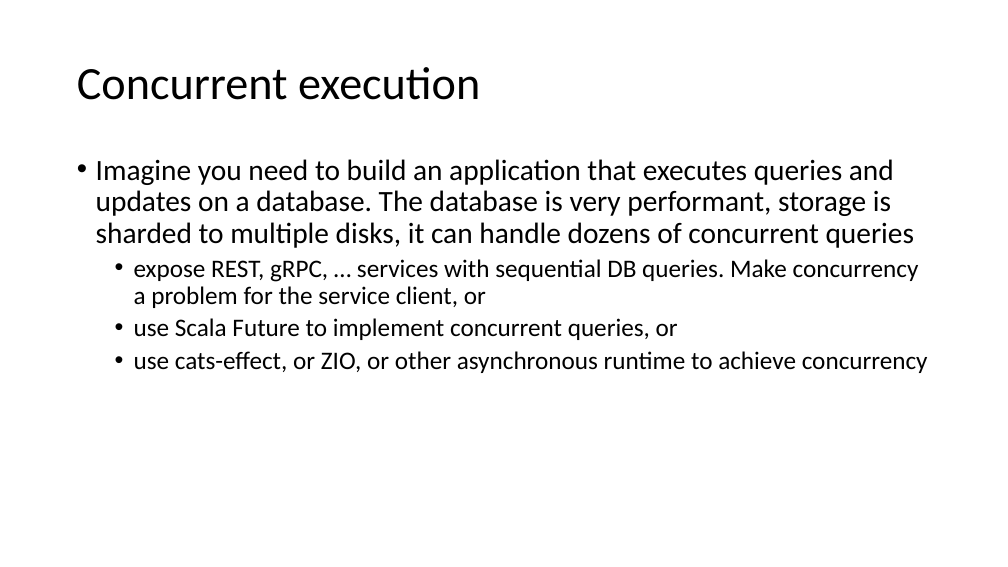
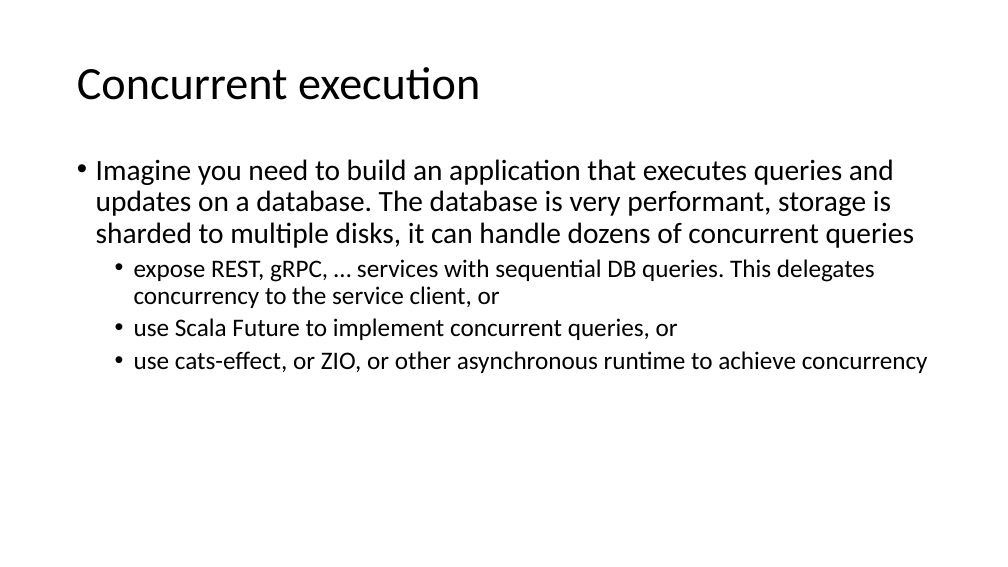
Before and after one commit to mcsuka/scalikejdbc-demo, a slide deck: slide 11 of docs/scalikejdbc-demo.pptx. Drawn at 1008x567 pixels with LibreOffice and Linux fonts; fonts in the diff are those of the drawing. Boxes give left, top, right and bottom in pixels: in the first picture for what was removed or moved away, otherwise in the second. Text is boxed around its words. In the diff, an @@ line names an element or a change of style, - is before the commit and + after.

Commit message:
update presentation

```diff
--- a/docs/scalikejdbc-demo.pptx
+++ b/docs/scalikejdbc-demo.pptx
@@ text at (x1=134, y1=259, x2=875, y2=308): text changed @@
-  • expose REST, gRPC, … services with sequential DB queries. Make concurrency a problem for the service client, or
+  • expose REST, gRPC, … services with sequential DB queries. This delegates concurrency to the service client, or
```
Also in this commit, not shown: 2 other slides changed, 2 other files.
